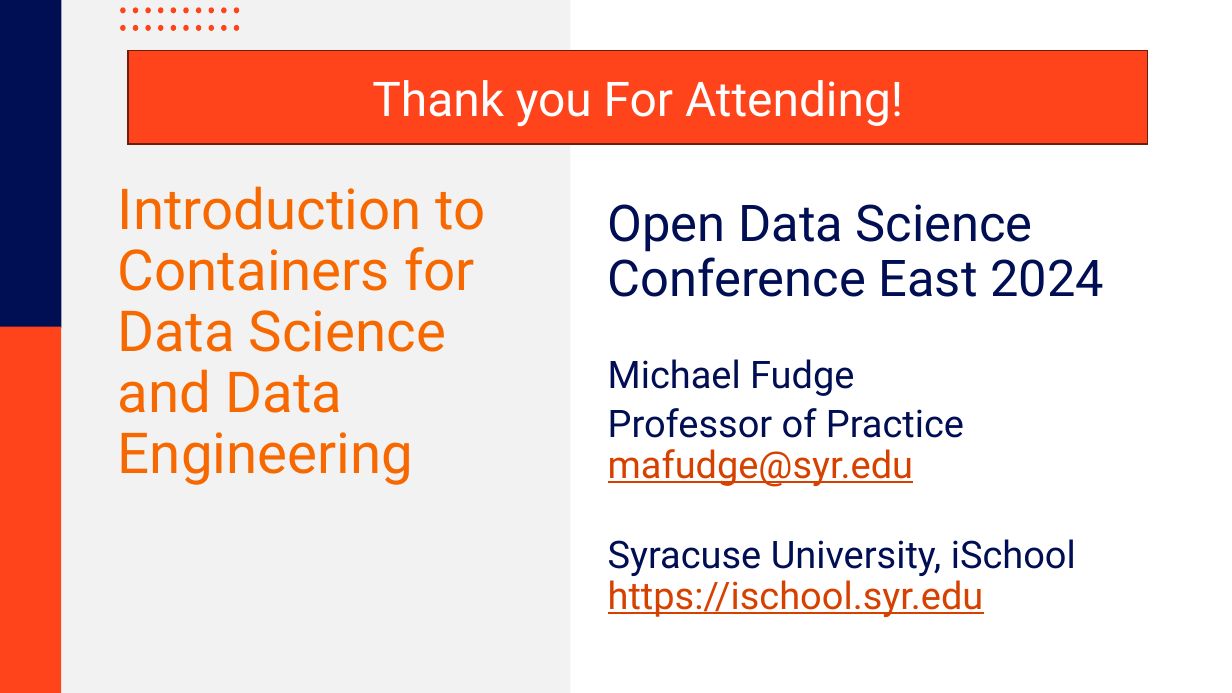
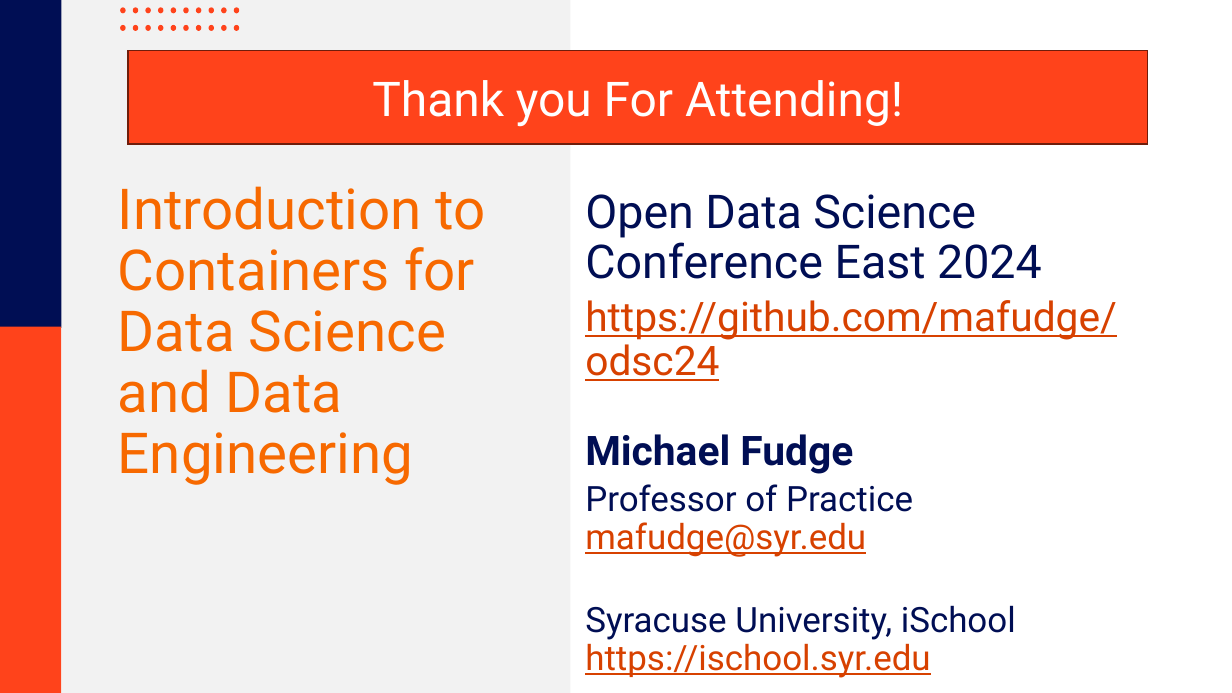
Before and after one commit to mafudge/odsc24, a slide deck: slide 41 of talk/slides.pptx. Drawn at 1232x693 pixels with LibreOffice and Linux fonts; fonts in the diff are those of the drawing; background and template pictures are left out. Boxes give left, top, right and bottom in pixels: in the first picture for what was removed or moved away, otherwise in the second. Text is boxed around its words. In the diff, an @@ line names an element or a change of style, - is before the commit and + after.

```diff
--- a/talk/slides.pptx
+++ b/talk/slides.pptx
@@ text "Open Data Science Conference East ...": place and size @@
-text "Open Data Science Conference East ..." at (608,204,1104,617)
+text "Open Data Science Conference East ..." at (585,194,1117,678)
@@ text at (585,194,1042,678): size 29.6 to 27.2 pt in "Open Data Science Conference East 2024"; size 22.2 to 23.8 pt, bold on in "Michael Fudge"; size 22.2 to 20.4 pt in "Professor of Practice mafudge@syr.edu", "Syracuse University, iSchool https://ischool.syr.edu" @@
@@ text at (585,300,1117,381): paragraph added @@
+https://github.com/mafudge/odsc24
```
Also in this commit, not shown: 1 other slide changed, 2 other files.
